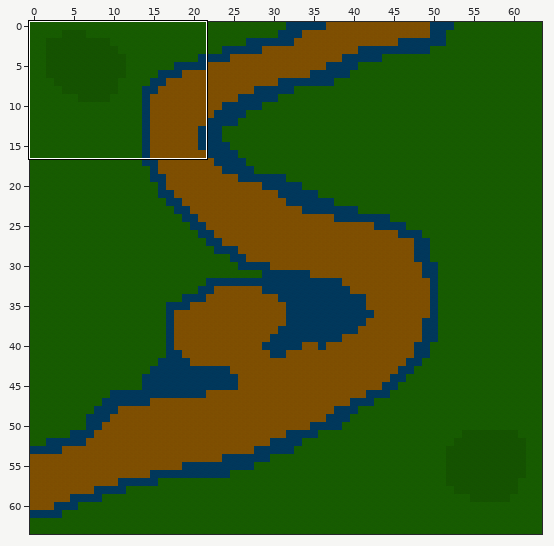
Tiled map: assets/maps/test_map.tmx. Above: a wide view before the commit, with the close-up outlined.
Close-up. Before the commit:
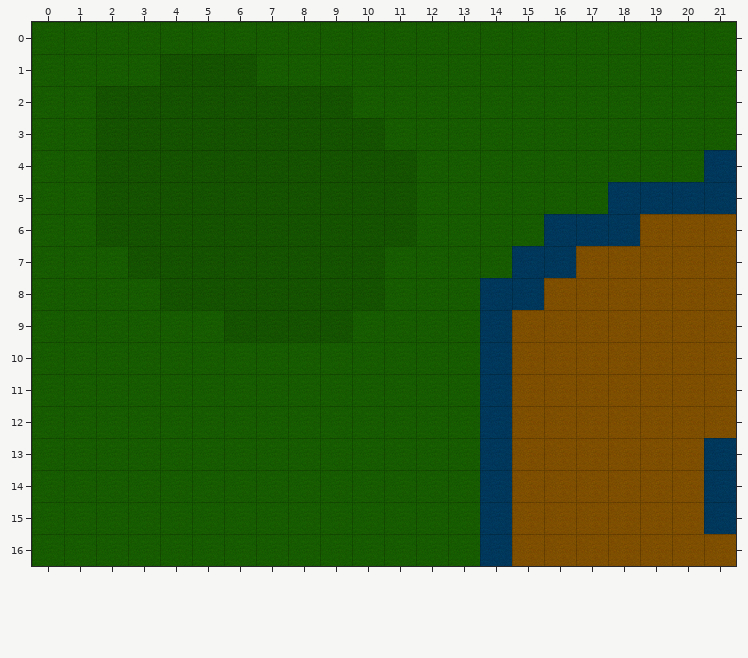
Cells are 32x32 px. Shown: x 0..21, y 0..16. The commit also changed other parts of the map, which this record leaves out.
New version:
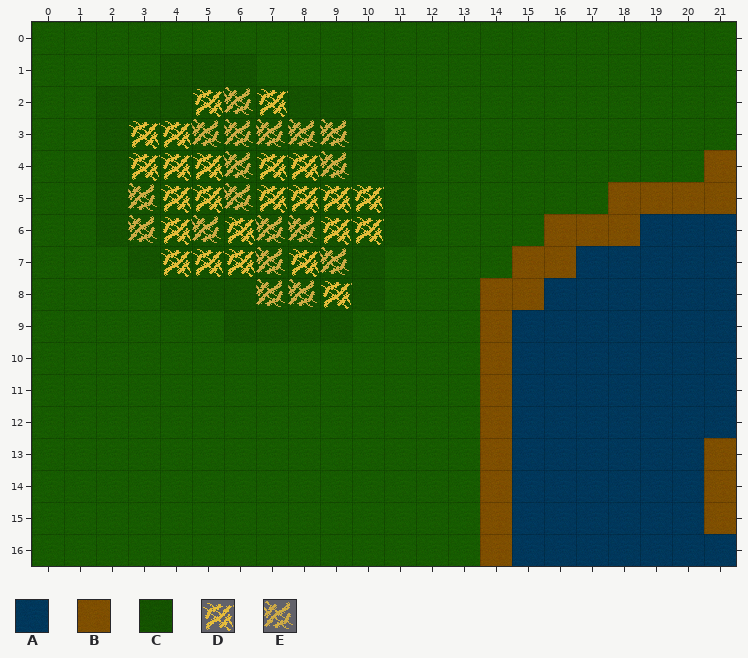
Key: from "default": A 1, B 2, C 3; from "ore": D 0 "ore", E 1 "ore".
_ is an empty cell, # one hidden under a higher layer, . an unchanged one.
From old to new:
--- layer "terrain"
@@ x 3..21 @@
- 2 ..###..............
- 3 #######............
- 4 #######...........A
- 5 ########.......AAAA
- 6 ########.....AAABBB
- 7 .######.....AABBBBB
- 8 ....###....AABBBBBB
- 9 ...........ABBBBBBB
-10 ...........ABBBBBBB
-11 ...........ABBBBBBB
-12 ...........ABBBBBBB
-13 ...........ABBBBBBA
-14 ...........ABBBBBBA
-15 ...........ABBBBBBA
-16 ...........ABBBBBBB
+ 2 ..CCC..............
+ 3 CCCCCCC............
+ 4 CCCCCCC...........B
+ 5 CCCCCCCC.......BBBB
+ 6 CCCCCCCC.....BBBAAA
+ 7 .CCCCCC.....BBAAAAA
+ 8 ....CCC....BBAAAAAA
+ 9 ...........BAAAAAAA
+10 ...........BAAAAAAA
+11 ...........BAAAAAAA
+12 ...........BAAAAAAA
+13 ...........BAAAAAAB
+14 ...........BAAAAAAB
+15 ...........BAAAAAAB
+16 ...........BAAAAAAA
--- layer "ore"
@@ x 3..10 @@
- 2 ..CCC...
- 3 CCCCCCC.
- 4 CCCCCCC.
- 5 CCCCCCCC
- 6 CCCCCCCC
- 7 .CCCCCC.
- 8 ....CCC.
+ 2 ..DED...
+ 3 DDEEEEE.
+ 4 DDDEDDE.
+ 5 EDDEDDDD
+ 6 EDEDEEDD
+ 7 .DDDEDE.
+ 8 ....EED.
